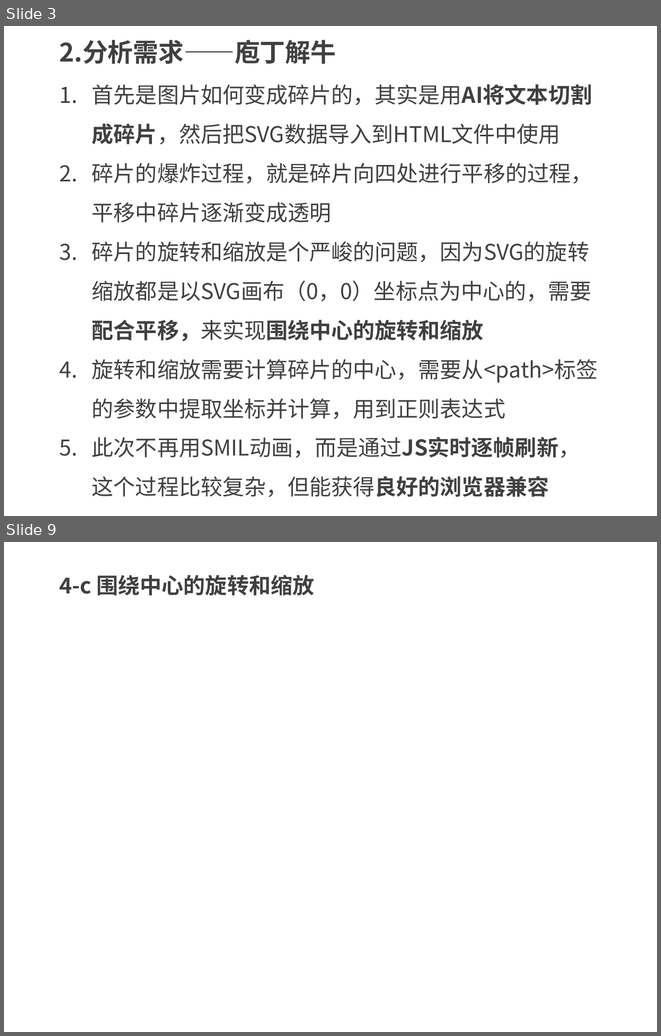
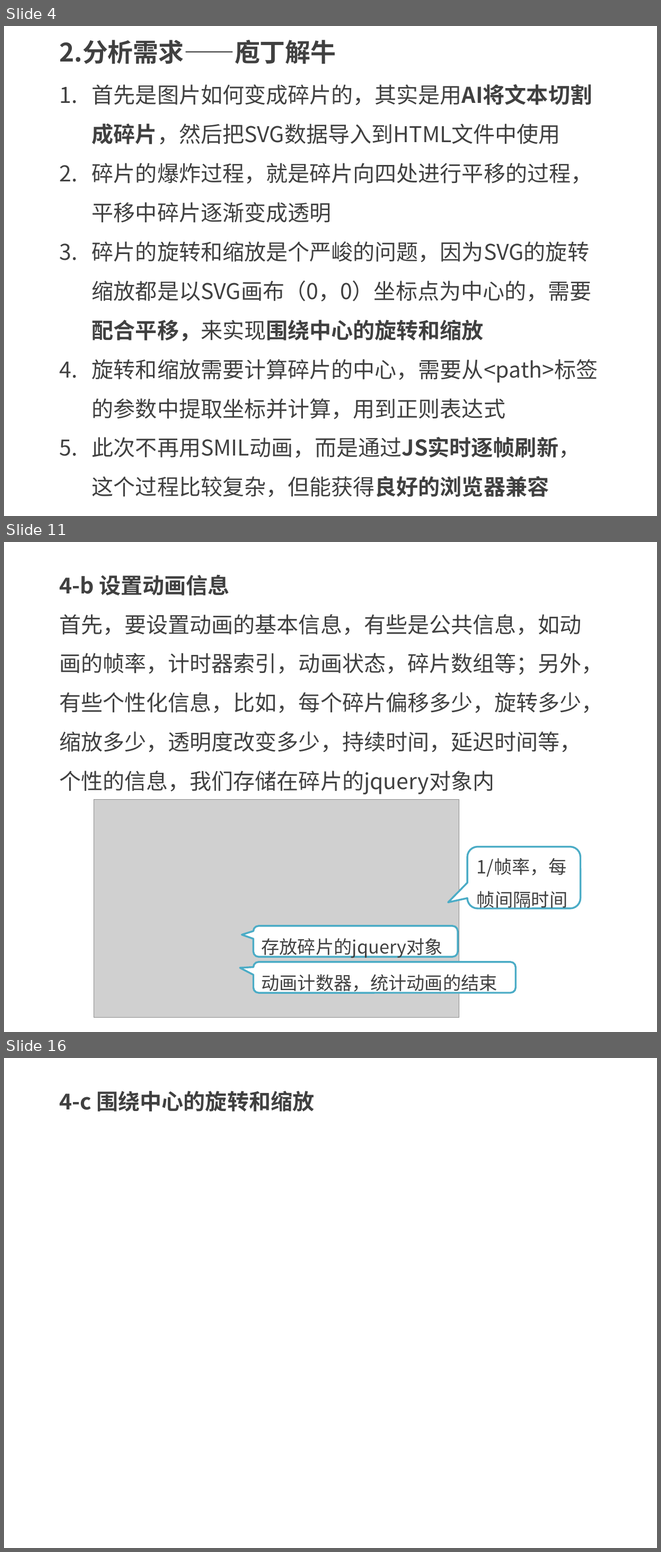
Before and after one commit to kong66/webAni, a slide deck: 20-svg-explode/20.pptx. Shown one above the other, each under a label of ours: slides 3 and 9 before the commit, slides 4, 11 and 16 after it; the slides between them are not shown. The pictures are 661x1036 and 661x1552 pixels, drawn with LibreOffice and Linux fonts; fonts in the diff are those of the drawing; grey boxes stand for pictures. Boxes give left, top, right and bottom in pixels: in the first picture for what was removed or moved away, otherwise in the second. Text is boxed around its words. In the diff, an @@ line names an element or a change of style, - is before the commit and + after.

```diff
--- a/20-svg-explode/20.pptx
+++ b/20-svg-explode/20.pptx
@@ slide 11 added at (4,542,657,1032), background #FFFFFF @@
@@ text added at (59,574,603,794), 24 pt, text #404040 @@
+4-b 设置动画信息
+首先，要设置动画的基本信息，有些是公共信息，如动画的帧率，计时器索引，动画状态，碎片数组等；另外，有些个性化信息，比如，每个碎片偏移多少，旋转多少，缩放多少，透明度改变多少，持续时间，延迟时间等，个性的信息，我们存储在碎片的jquery对象内
@@ picture added at (94,799,459,1017) @@
@@ rounded speech box added at (468,846,581,908), fill #FFFFFF, outline #4BACC6 2 pt, 20 pt, text #404040 @@
+1/帧率，每帧间隔时间
@@ rounded speech box added at (254,926,458,956), fill #FFFFFF, outline #4BACC6 2 pt, 20 pt, text #404040 @@
+存放碎片的jquery对象
@@ rounded speech box added at (254,962,516,992), fill #FFFFFF, outline #4BACC6 2 pt, 20 pt, text #404040 @@
+动画计数器，统计动画的结束
@@ what was slide 3 is now slide 4 @@
@@ what was slide 9 is now slide 16 @@
```
Also in this commit, not shown: 6 slides changed, 8 other slides added, 1 slide removed, 6 other files.
